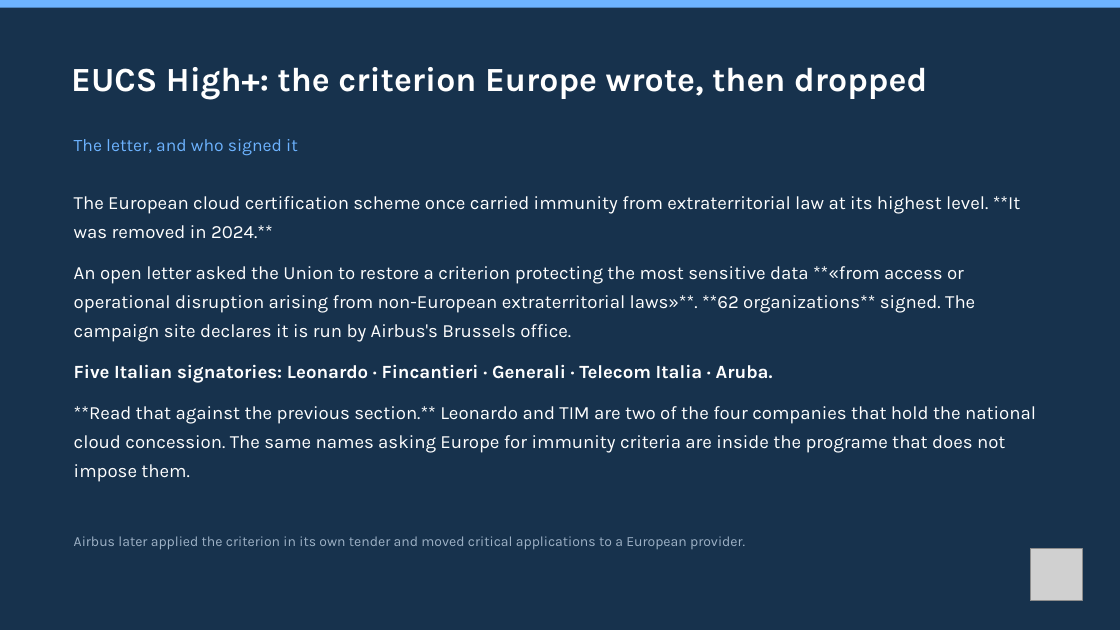
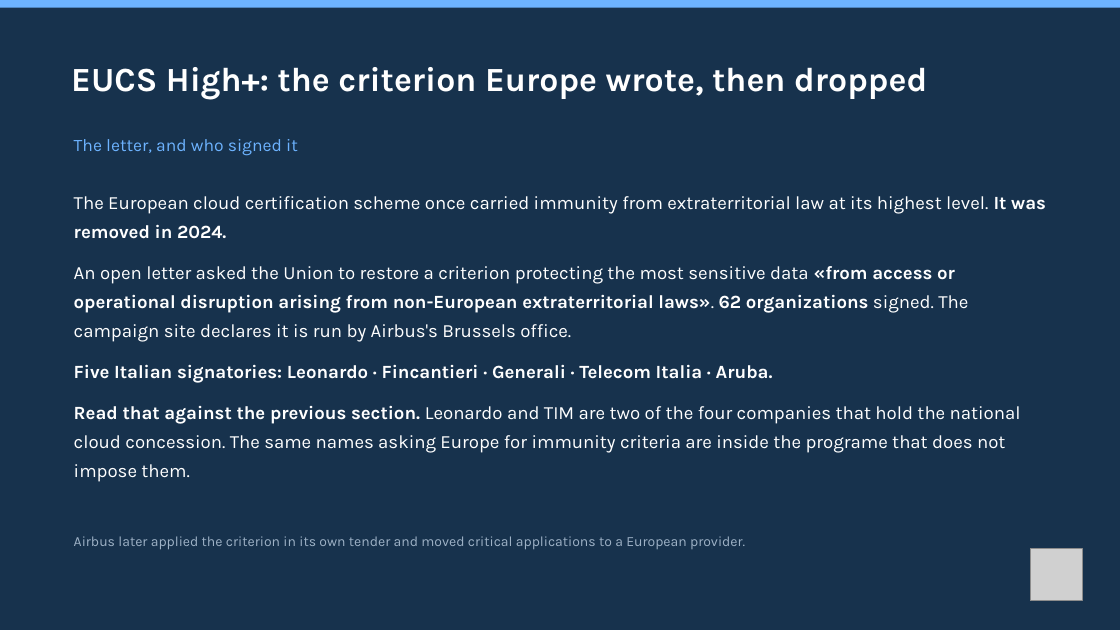
Before and after one commit to mxmap-it/osservatorio-nazionale-sovranita-digitale, a slide deck: slide 25 of static/slide/sfscon-2026-mxmap-italia.pptx. Drawn at 1120x630 pixels with LibreOffice and Linux fonts; fonts in the diff are those of the drawing; grey boxes stand for pictures. Boxes give left, top, right and bottom in pixels: in the first picture for what was removed or moved away, otherwise in the second. Text is boxed around its words. In the diff, an @@ line names an element or a change of style, - is before the commit and + after.

```diff
--- a/static/slide/sfscon-2026-mxmap-italia.pptx
+++ b/static/slide/sfscon-2026-mxmap-italia.pptx
@@ text at bbox=[74, 196, 1046, 342]: text changed @@
-The European cloud certification scheme once carried immunity from extraterritorial law at its highest level. **It was removed in 2024.**
-An open letter asked the Union to restore a criterion protecting the most sensitive data **«from access or operational disruption arising from non-European extraterritorial laws»**. **62 organizations** signed. The campaign site declares it is run by Airbus's Brussels office.
+The European cloud certification scheme once carried immunity from extraterritorial law at its highest level. It was removed in 2024.
+An open letter asked the Union to restore a criterion protecting the most sensitive data «from access or operational disruption arising from non-European extraterritorial laws». 62 organizations signed. The campaign site declares it is run by Airbus's Brussels office.
@@ text at bbox=[74, 406, 1021, 482]: text changed @@
-**Read that against the previous section.** Leonardo and TIM are two of the four companies that hold the national cloud concession. The same names asking Europe for immunity criteria are inside the programe that does not impose them.
+Read that against the previous section. Leonardo and TIM are two of the four companies that hold the national cloud concession. The same names asking Europe for immunity criteria are inside the programe that does not impose them.
```
Also in this commit, not shown: 15 other slides changed, 1 slide added, 5 other files.
